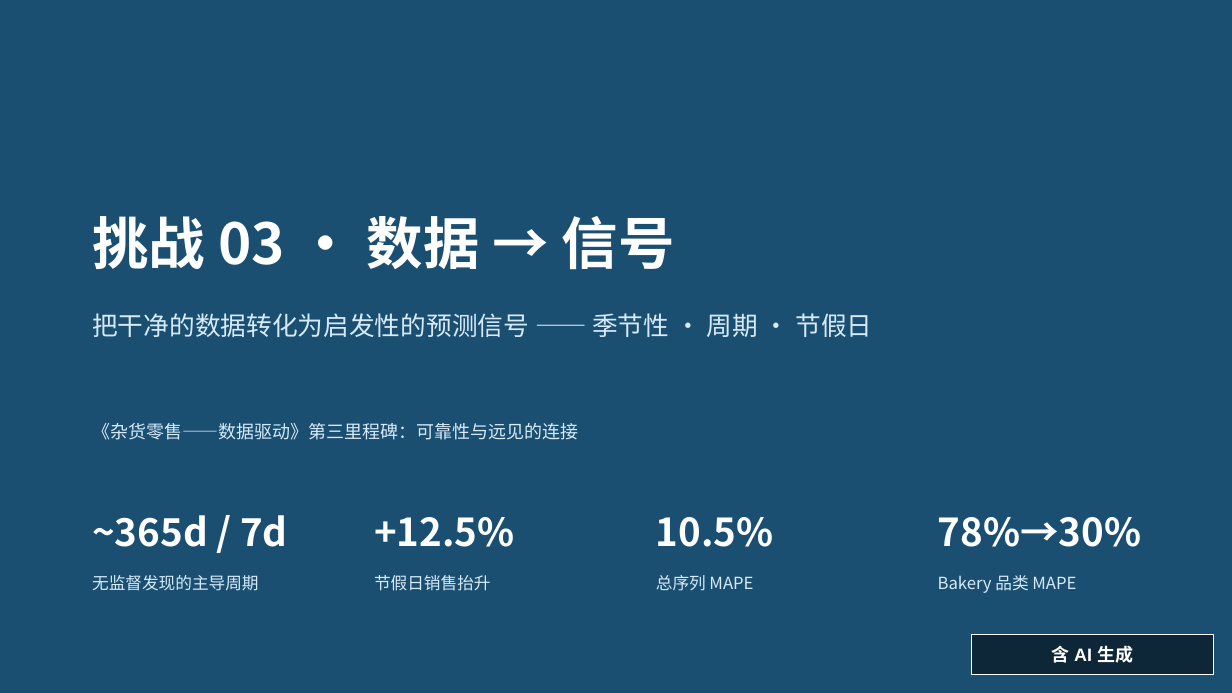
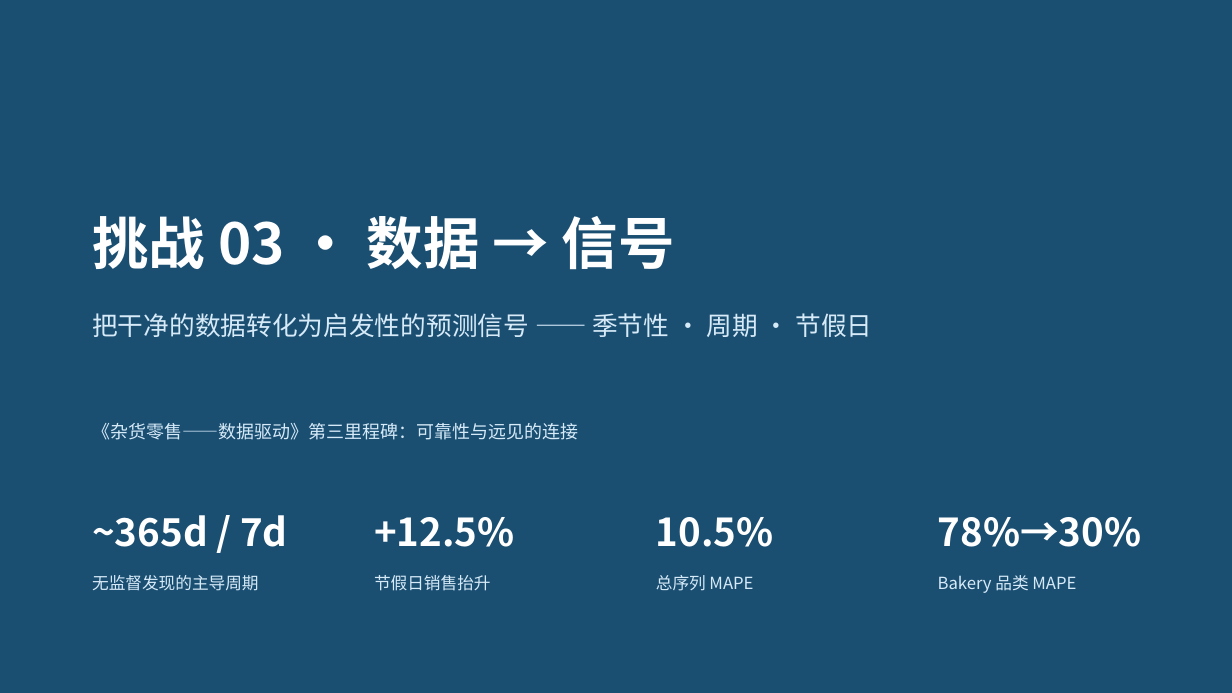
Before and after one commit to gmli-long/grocery-retail-decisions, a slide deck: slide 1 of challenge_03_data_signal/slides/presentation_deck.pptx. Drawn at 1232x693 pixels with LibreOffice and Linux fonts; fonts in the diff are those of the drawing. Boxes give left, top, right and bottom in pixels: in the first picture for what was removed or moved away, otherwise in the second. Text is boxed around its words. In the diff, an @@ line names an element or a change of style, - is before the commit and + after.

```diff
--- a/challenge_03_data_signal/slides/presentation_deck.pptx
+++ b/challenge_03_data_signal/slides/presentation_deck.pptx
@@ rectangle removed at box(971, 635, 1214, 676) @@
-含 AI 生成
```
Also in this commit, not shown: 1 other slide changed, 25 other files.
